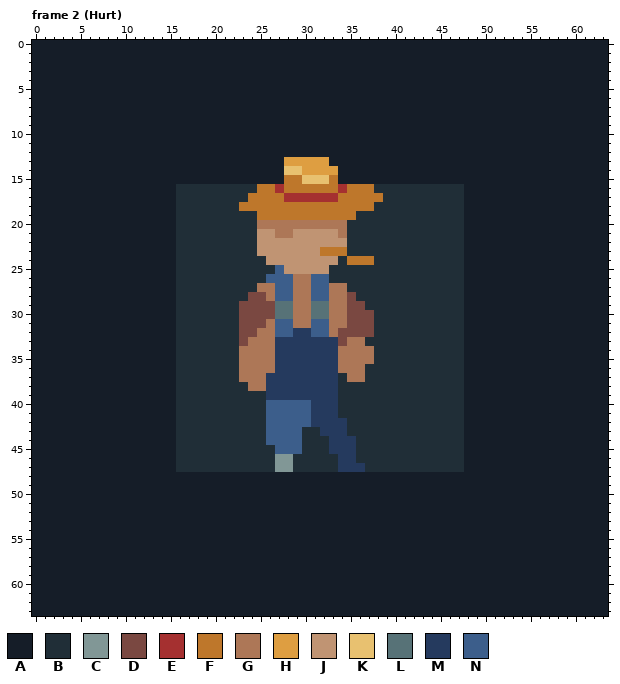
Pixel-art file -- MagaraJam5/Assets/Sprites/Npc/Farmer/Farmer.aseprite. That is the earlier state.
64x64 pixels, 35 frames. Shown: frame 2 (Hurt). The commit also changed other frames, which this record leaves out.
Visible layers, top first: "Layer 6", "Layer 10", "Layer 8", "Layer 7", "Layer 4", "Layer 3", "Layer 5", "Layer 1".
Palette (. is transparent): A #151d28  B #202e37  C #819796  D #7a4841  E #a53030  F #be772b  G #ad7757  H #de9e41  J #c09473  K #e8c170  L #577277  M #253a5e  N #3c5e8b
Pixels before, frame 2 (Hurt) (only the part around the change), first column x 27:
12 AAAAAAAAAAAAAAAAAAAAAAAAAAAA
13 AHHHHHAAAAAAAAAAAAAAAAAAAAAA
14 AKKHHHHAAAAAAAAAAAAAAAAAAAAA
15 AFFKKKFAAAAAAAAAAAAAAAAAAAAA
16 EFFFFFFEFFFBBBBBBBBBBAAAAAAA
17 FEEEEEEFFFFFBBBBBBBBBAAAAAAA
18 FFFFFFFFFFFBBBBBBBBBBAAAAAAA
19 FFFFFFFFFBBBBBBBBBBBBAAAAAAA
20 GGGGGGGGBBBBBBBBBBBBBAAAAAAA
21 GGJJJJJGBBBBBBBBBBBBBAAAAAAA
22 JJJJJJJJBBBBBBBBBBBBBAAAAAAA
23 JJJJJFFFBBBBBBBBBBBBBAAAAAAA
24 JJJJJJJBFFFBBBBBBBBBBAAAAAAA
25 NJJJJJBBBBBBBBBBBBBBBAAAAAAA
26 NNGGNNBBBBBBBBBBBBBBBAAAAAAA
27 NNGGNNGGBBBBBBBBBBBBBAAAAAAA
28 NNGGNNGGDBBBBBBBBBBBBAAAAAAA
29 LLGGLLGGDDBBBBBBBBBBBAAAAAAA
30 LLGGLLGGDDDBBBBBBBBBBAAAAAAA
Now the later version:
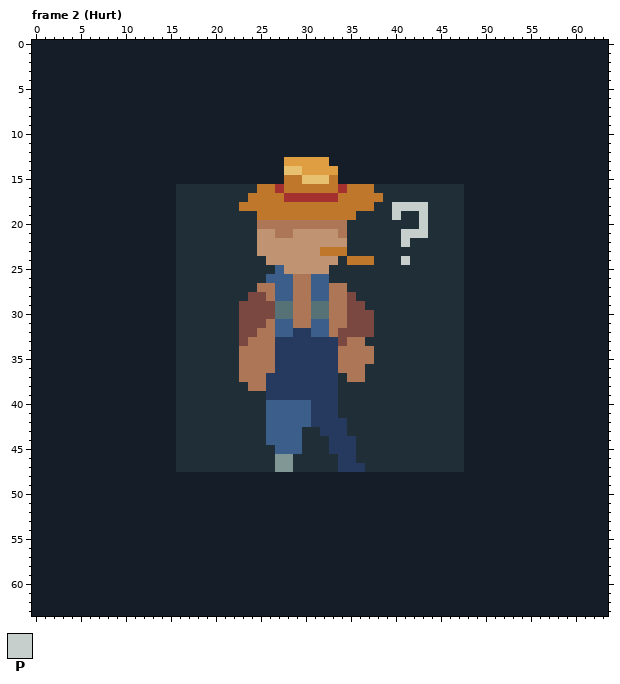
Colours new in this view: P #c7cfcc
Difference:
Frame 2 (Hurt), layer "Layer 10":
Colour B becomes colour P in row 18 at x 40 to 43; in row 19 at x 40 and 43; in row 20 at x 43; in row 21 at x 41 to 43; in row 22 at x 41; in row 24 at x 41.
